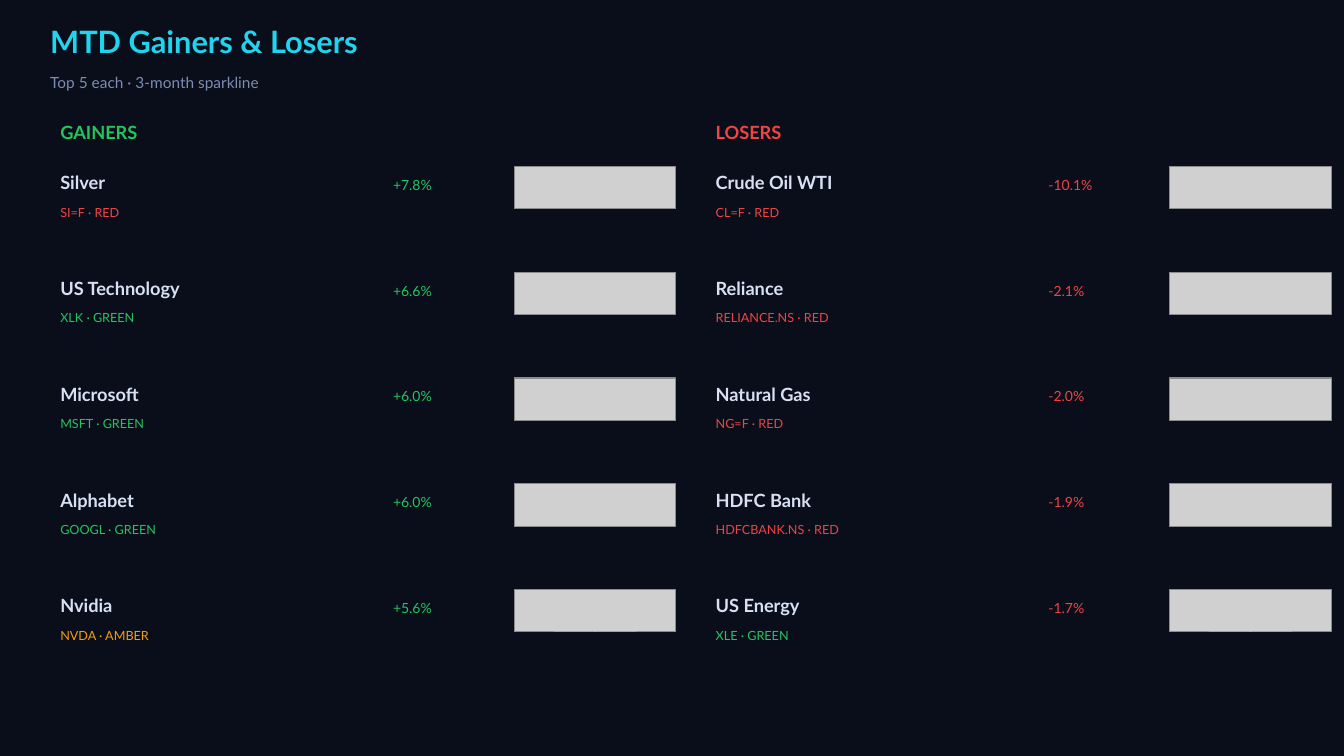
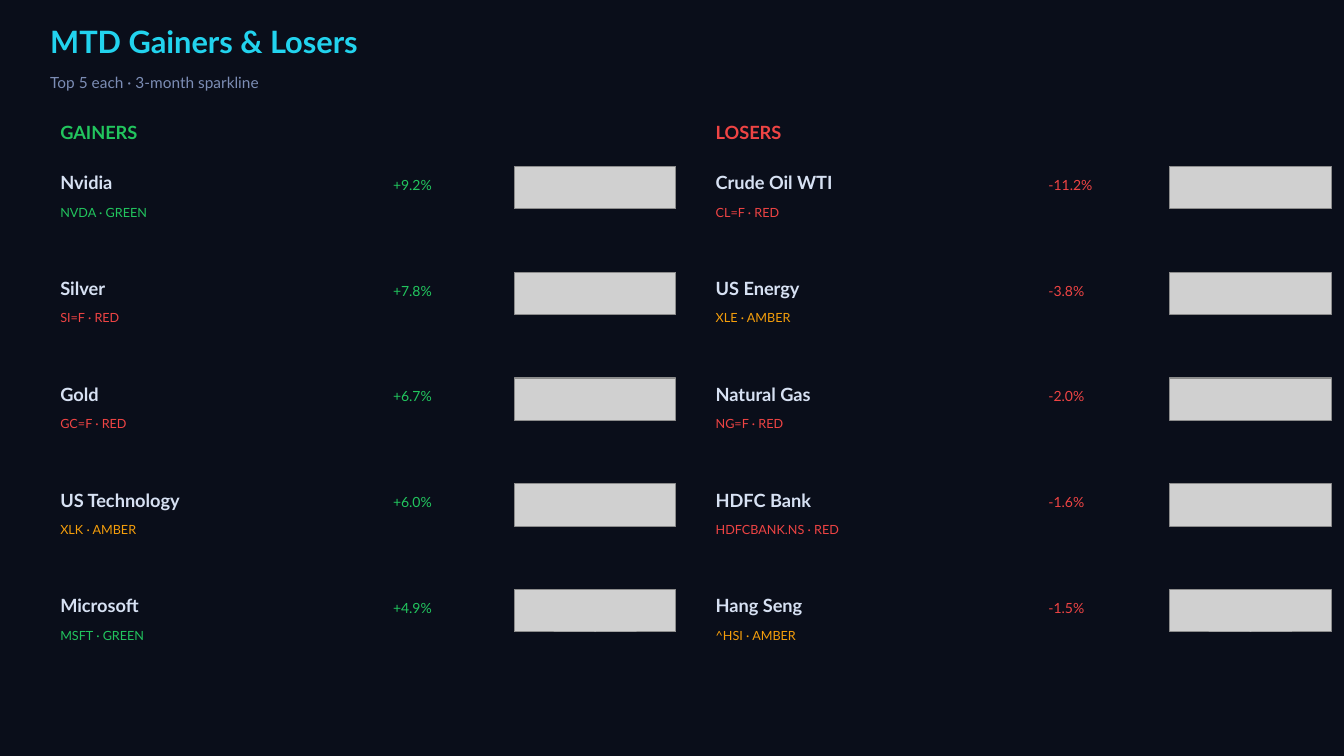
Before and after one commit to Pravkum23/pmr-terminal, a slide deck: slide 2 of docs/pmr_daily.pptx. Drawn at 1344x756 pixels with LibreOffice and Linux fonts; fonts in the diff are those of the drawing; grey boxes stand for pictures. Boxes give left, top, right and bottom in pixels: in the first picture for what was removed or moved away, otherwise in the second. Text is boxed around its words. In the diff, an @@ line names an element or a change of style, - is before the commit and + after.

```diff
--- a/docs/pmr_daily.pptx
+++ b/docs/pmr_daily.pptx
@@ text added at [60, 175, 112, 189], 13 pt, text #D7E1F3, bold @@
+Nvidia
@@ text at [60, 208, 147, 217]: text changed @@
-XLK · GREEN
+NVDA · GREEN
@@ text added at [393, 180, 432, 190], 10 pt, text #22C55E @@
++9.2%
@@ text at [1048, 180, 1092, 190]: text changed @@
--10.1%
+-11.2%
@@ text removed at [60, 281, 180, 299] @@
-US Technology
@@ 3 texts: place and size @@
-3 texts at [60, 175, 432, 217]
+3 texts at [60, 281, 432, 322]
@@ text removed at [393, 286, 432, 296] @@
-+6.6%
@@ text at [716, 281, 800, 299]: text changed @@
-Reliance
+US Energy
@@ text at [1048, 286, 1084, 296]: text changed @@
--2.1%
+-3.8%
@@ text at [716, 313, 791, 322]: text changed; text colour #EF4444 to #F59E0B @@
-RELIANCE.NS · RED
+XLE · AMBER
@@ text at [60, 387, 98, 401]: text changed @@
-Microsoft
+Gold
@@ text at [60, 419, 127, 428]: text changed; text colour #22C55E to #EF4444 @@
-MSFT · GREEN
+GC=F · RED
@@ text at [393, 391, 432, 401]: text changed @@
-+6.0%
++6.7%
@@ text at [60, 493, 180, 511]: text changed @@
-Alphabet
+US Technology
@@ text at [1048, 497, 1084, 507]: text changed @@
--1.9%
+-1.6%
@@ text at [60, 525, 137, 534]: text changed; text colour #22C55E to #F59E0B @@
-GOOGL · GREEN
+XLK · AMBER
@@ text at [60, 598, 138, 612]: text changed @@
-Nvidia
+Microsoft
@@ text at [716, 598, 803, 616]: text changed @@
-US Energy
+Hang Seng
@@ text at [393, 603, 432, 613]: text changed @@
-+5.6%
++4.9%
@@ text at [1048, 603, 1084, 613]: text changed @@
--1.7%
+-1.5%
@@ text at [60, 631, 144, 640]: text changed; text colour #F59E0B to #22C55E @@
-NVDA · AMBER
+MSFT · GREEN
@@ text at [716, 631, 796, 640]: text changed; text colour #22C55E to #F59E0B @@
-XLE · GREEN
+^HSI · AMBER
```
Also in this commit, not shown: 3 other slides changed, 3 other files.
